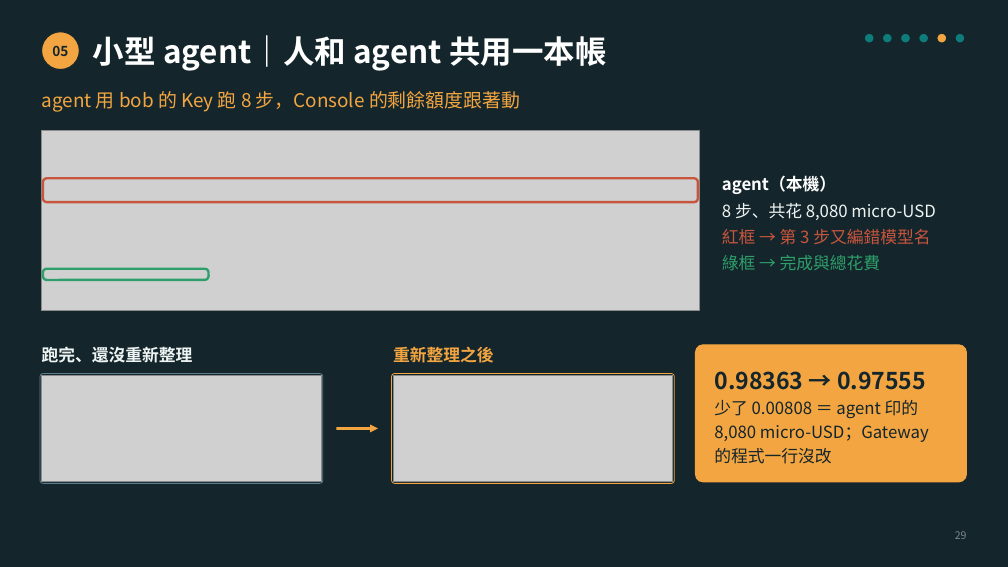
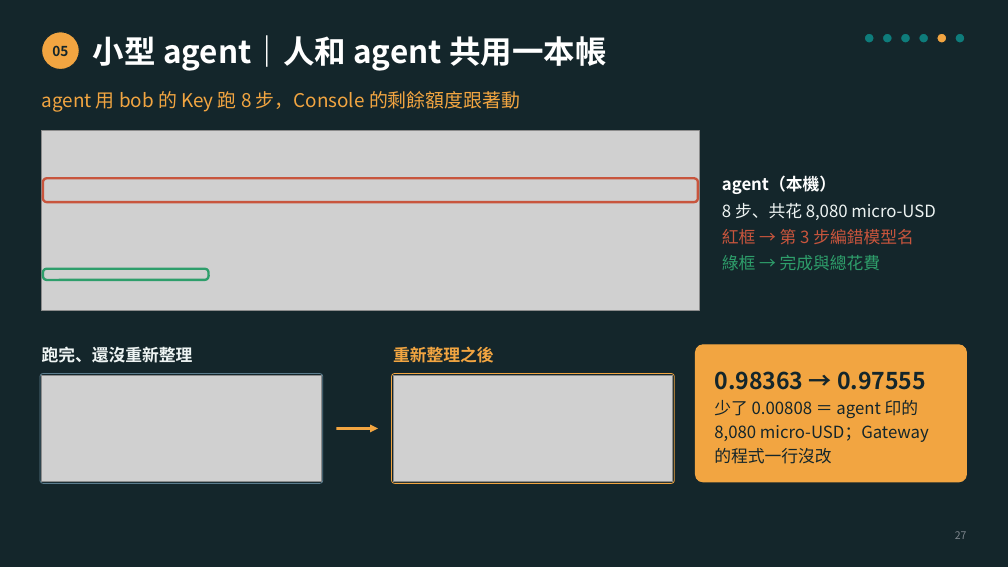
Before and after one commit to Poyu-Tu/llm-gateway, a slide deck: slide 27 of docs/slides/llm-gateway-slides-10min-v7.pptx (slide 29 before the commit). Drawn at 1008x567 pixels with LibreOffice and Linux fonts; fonts in the diff are those of the drawing; grey boxes stand for pictures. Boxes give left, top, right and bottom in pixels: in the first picture for what was removed or moved away, otherwise in the second. Text is boxed around its words. In the diff, an @@ line names an element or a change of style, - is before the commit and + after.

```diff
--- a/docs/slides/llm-gateway-slides-10min-v7.pptx
+++ b/docs/slides/llm-gateway-slides-10min-v7.pptx
@@ text at box(722, 229, 914, 245): text changed @@
-紅框 → 第 3 步又編錯模型名
+紅框 → 第 3 步編錯模型名
@@ text at box(955, 531, 967, 539): text changed @@
-29
+27
```
Also in this commit, not shown: 25 other slides changed.
